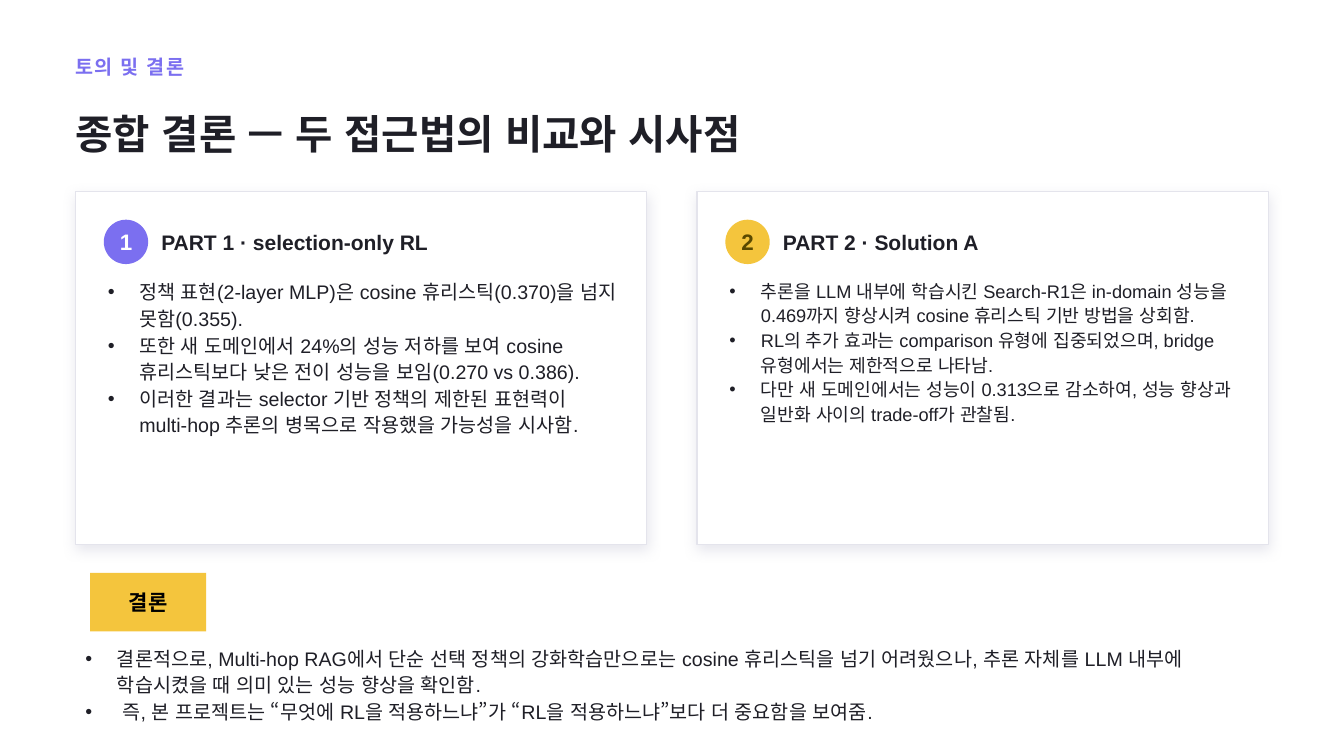
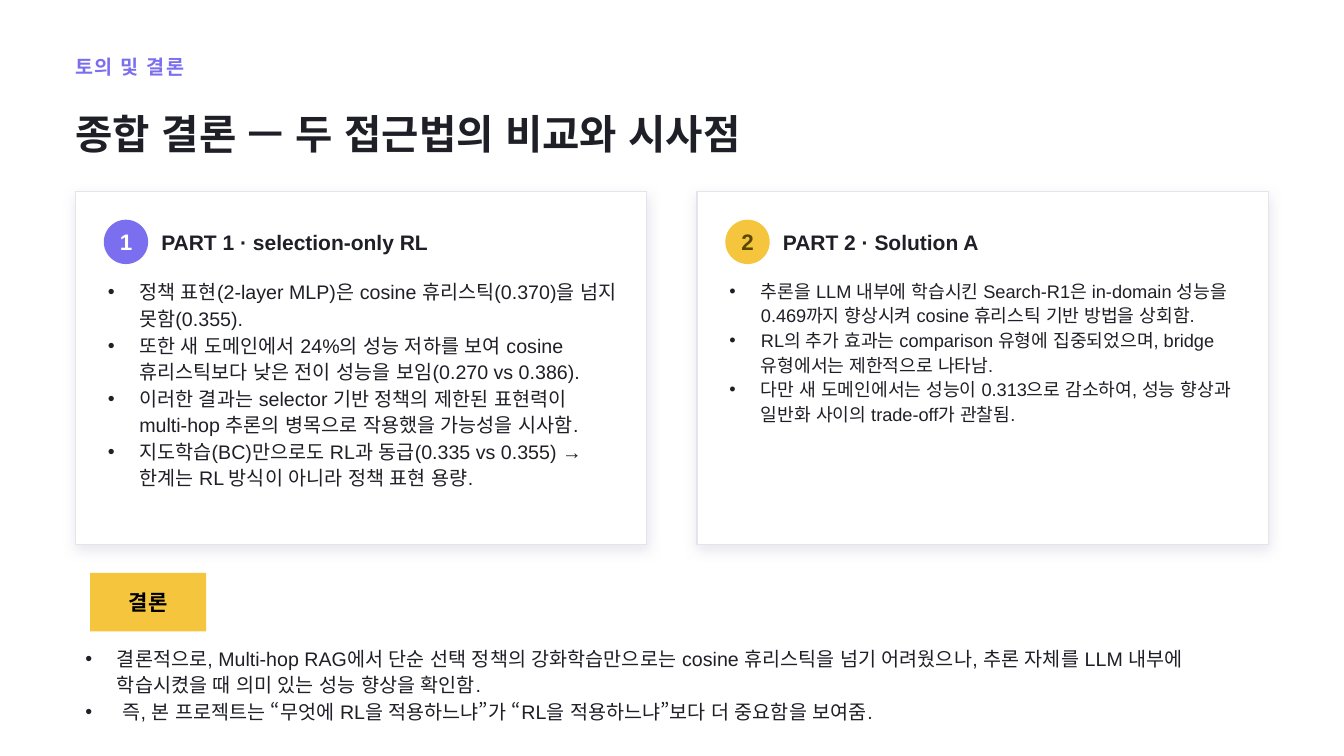
Before and after one commit to doosanpark/RL-Multihop-RAG, a slide deck: slide 30 of RL_Project_Presentation.pptx. Drawn at 1344x756 pixels with LibreOffice and Linux fonts; fonts in the diff are those of the drawing. Boxes give left, top, right and bottom in pixels: in the first picture for what was removed or moved away, otherwise in the second. Text is boxed around its words. In the diff, an @@ line names an element or a change of style, - is before the commit and + after.

```diff
--- a/RL_Project_Presentation.pptx
+++ b/RL_Project_Presentation.pptx
@@ text at (x1=139, y1=442, x2=557, y2=487): paragraph added @@
+• 지도학습(BC)만으로도 RL과 동급(0.335 vs 0.355) → 한계는 RL 방식이 아니라 정책 표현 용량.
```
Also in this commit, not shown: 4 other slides changed, 16 other files.
